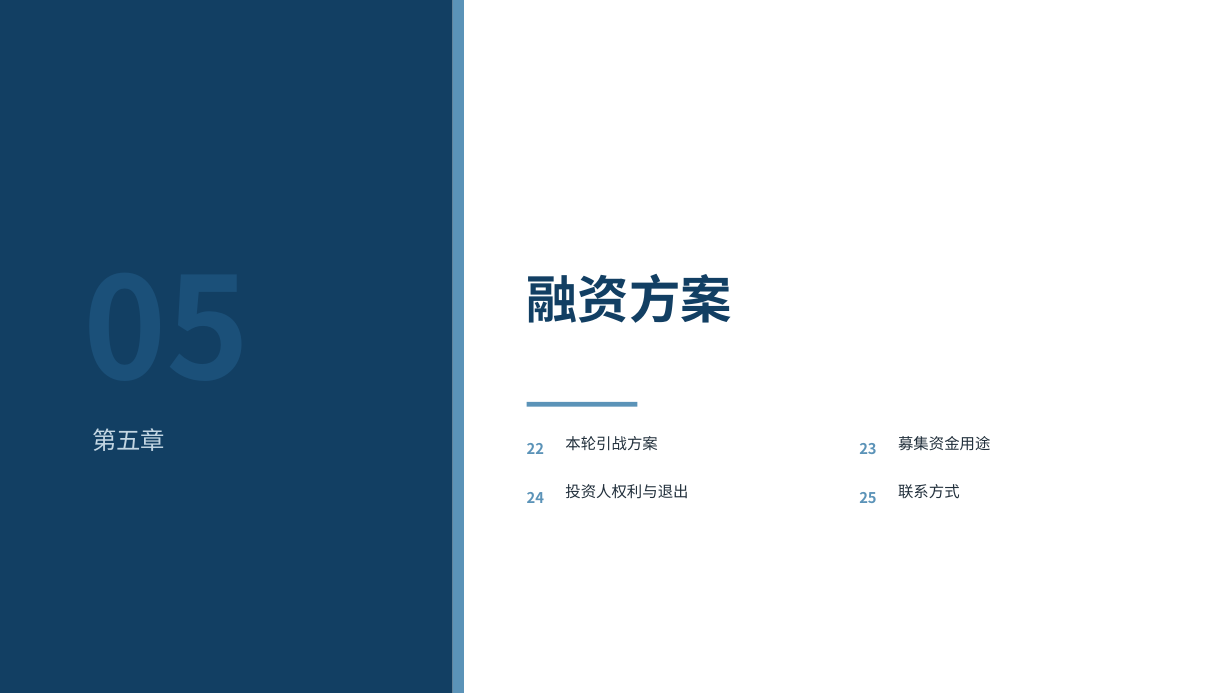
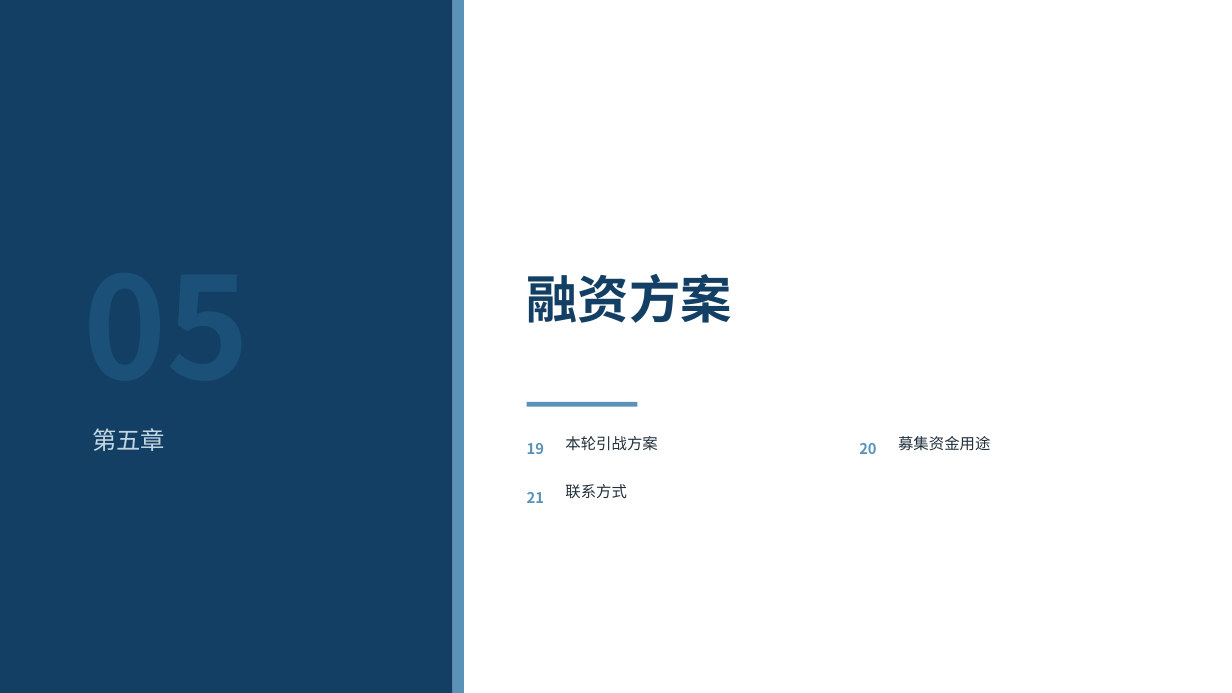
Before and after one commit to xid013-ux/JXD, a slide deck: slide 25 of output/BP框架/燕京中发融资BP框架（教学版）.pptx (slide 28 before the commit). Drawn at 1232x693 pixels with LibreOffice and Linux fonts; fonts in the diff are those of the drawing. Boxes give left, top, right and bottom in pixels: in the first picture for what was removed or moved away, otherwise in the second. Text is boxed around its words. In the diff, an @@ line names an element or a change of style, - is before the commit and + after.

```diff
--- a/output/BP框架/燕京中发融资BP框架（教学版）.pptx
+++ b/output/BP框架/燕京中发融资BP框架（教学版）.pptx
@@ text at (527,443,544,454): text changed @@
-22
+19
@@ text at (859,443,876,454): text changed @@
-23
+20
@@ text at (527,492,544,503): text changed @@
-24
+21
@@ text at (565,484,627,499): text changed @@
-投资人权利与退出
+联系方式
@@ text removed at (859,492,876,503) @@
-25
@@ text removed at (898,484,960,499) @@
-联系方式
```
Also in this commit, not shown: 27 other slides changed, 4 slides removed, 5 other files.
